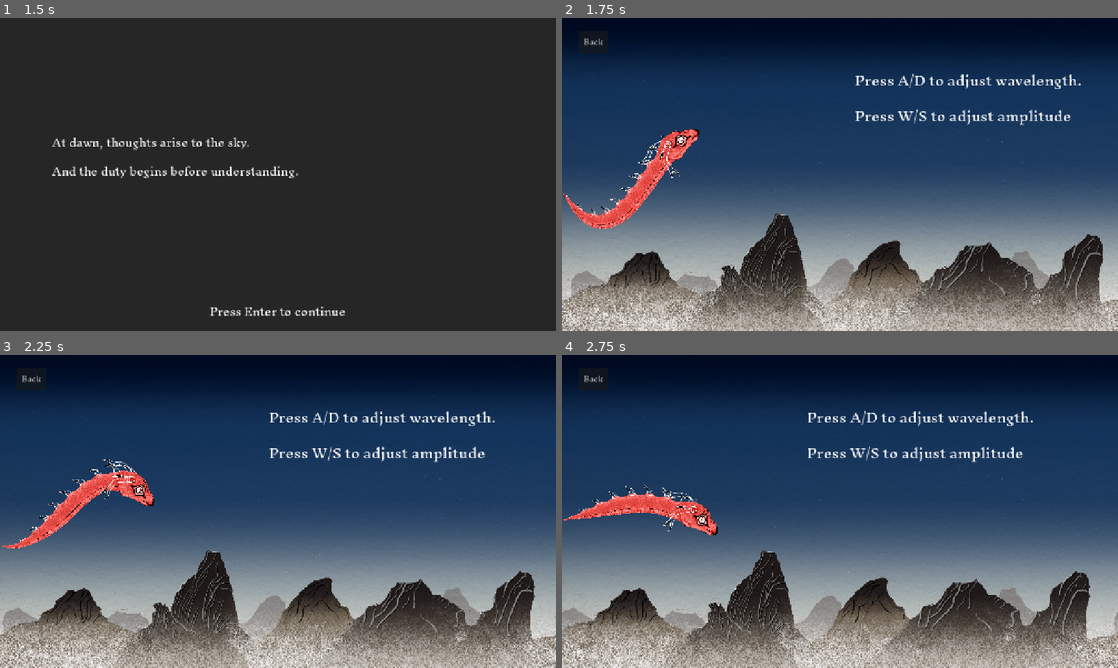
Above: before the commit, frames 1-4 (two rows, left to right).
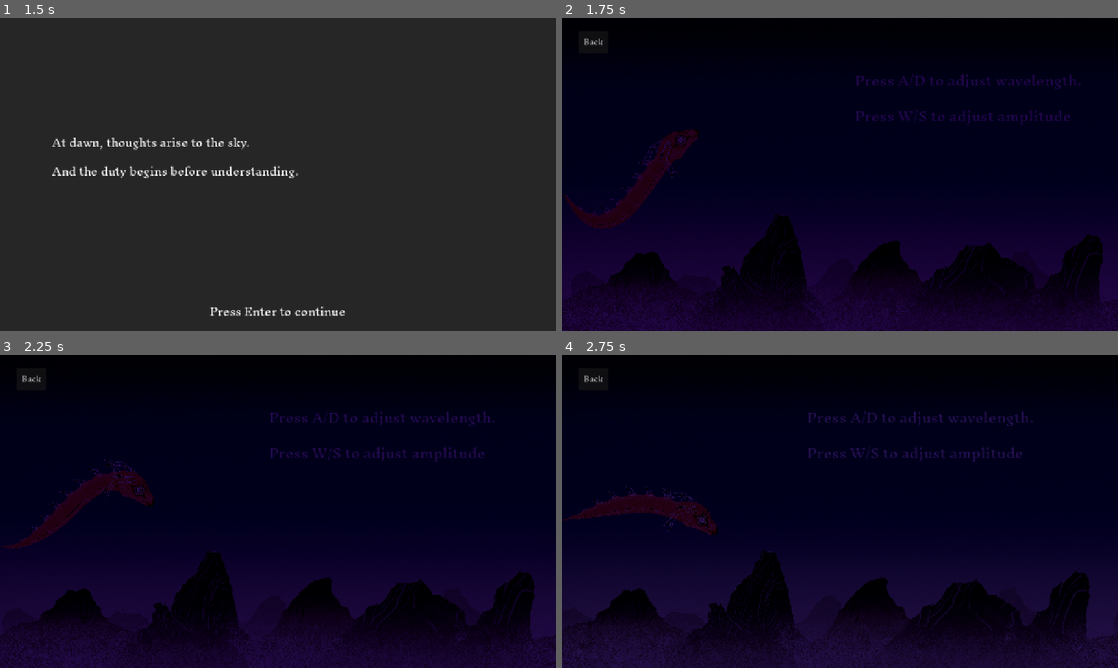
Above: after the commit, the same moments.

Repository: amap1380/waves
Game: Godot game, scene res://scenes/level_select.tscn
Two runs of this game, one before a commit and one after it. Both use one fixed random seed, a clock stepped at 60 frames per second and the inputs below.
Inputs:
- Up to frame 1 (1.5 s): click "1" at 0.5 s; tap Enter (ui_accept) at 1.25 s; hold D (right) from 1.28 s (still down)
- Up to frame 2 (1.75 s): keep holding D (right); tap Enter (ui_accept) at 1.52 s
- Up to frame 3 (2.25 s): tap A (left) at 2 s; release D (right) at 2.03 s; hold Down (down) from 2.03 s (still down)
- Up to frame 4 (2.75 s): keep holding Down (down); tap Enter (ui_accept) at 2.27 s

Frame 1 is identical in both runs. In frame 2, 99% of the frame differs, in the area x 0-100%, y 0-100%; in frame 3, 99%; in frame 4, 99%.

Commit message:
whisper sound vr.1, some animations
test whispered sound effect
adjusted day/night gradiant
added collectables animation
one frame devouring animation

Diff:
--- a/assets/daynightcycle-gradient.tres
+++ b/assets/daynightcycle-gradient.tres
@@ -2,5 +2,5 @@
 
 [resource]
 interpolation_mode = 2
-offsets = PackedFloat32Array(0, 0.208301, 0.379708, 0.5196, 0.599539, 0.678709, 1)
-colors = PackedColorArray(0.169088, 0.18037, 0.333017, 1, 0.215204, 0.199866, 0.394424, 1, 0.428431, 0.193332, 0.564388, 1, 0.953258, 0.459474, 0.668641, 1, 1, 0.594559, 0.609267, 1, 1.00198, 0.870214, 0.866891, 1, 1, 1, 1, 1)
+offsets = PackedFloat32Array(0.47058824, 0.8325792, 0.9004525, 0.94570136, 1)
+colors = PackedColorArray(1, 1, 1, 1, 0.7058824, 0.59607846, 0.4509804, 1, 0.42745098, 0.19215687, 0.61960787, 1, 0.215204, 0.199866, 0.394424, 1, 0.14901961, 0.047058824, 0.3019608, 1)
--- a/scenes/collectable.tscn
+++ b/scenes/collectable.tscn
@@ -1,12 +1,74 @@
-[gd_scene load_steps=7 format=3 uid="uid://ds4uqhd57sy3l"]
+[gd_scene load_steps=10 format=3 uid="uid://ds4uqhd57sy3l"]
 
 [ext_resource type="Script" uid="uid://cjn8y62rgijvl" path="res://scripts/collectable.gd" id="1_3dk6v"]
-[ext_resource type="Texture2D" uid="uid://bbn1o0xc4vit3" path="res://assets/StarGreen.png" id="2_llfh3"]
+[ext_resource type="Texture2D" uid="uid://d2iabs5pih2fk" path="res://assets/StarGreenEyeless.png" id="2_dnya4"]
+[ext_resource type="Texture2D" uid="uid://1xx0o7d8uic1" path="res://assets/StarEye.png" id="3_dnya4"]
 
 [sub_resource type="CircleShape2D" id="CircleShape2D_llfh3"]
 radius = 24.0
 
+[sub_resource type="Animation" id="Animation_dnya4"]
+length = 4.0
+loop_mode = 1
+tracks/0/type = "value"
+tracks/0/imported = false
+tracks/0/enabled = true
+tracks/0/path = NodePath("Eye:position")
+tracks/0/interp = 1
+tracks/0/loop_wrap = true
+tracks/0/keys = {
+"times": PackedFloat32Array(0),
+"transitions": PackedFloat32Array(1),
+"update": 0,
+"values": [Vector2(0, -1)]
+}
+tracks/1/type = "value"
+tracks/1/imported = false
+tracks/1/enabled = true
+tracks/1/path = NodePath("Eye:rotation")
+tracks/1/interp = 1
+tracks/1/loop_wrap = true
+tracks/1/keys = {
+"times": PackedFloat32Array(0, 2, 4),
+"transitions": PackedFloat32Array(1, 1, 1),
+"update": 0,
+"values": [0.0, 3.1415927, 6.2831855]
+}
+
+[sub_resource type="Animation" id="Animation_ftjwp"]
+resource_name = "idle"
+length = 4.0
+loop_mode = 1
+tracks/0/type = "value"
+tracks/0/imported = false
+tracks/0/enabled = true
+tracks/0/path = NodePath("Eye:rotation")
+tracks/0/interp = 1
+tracks/0/loop_wrap = true
+tracks/0/keys = {
+"times": PackedFloat32Array(0, 2, 4),
+"transitions": PackedFloat32Array(1, 1, 1),
+"update": 0,
+"values": [0.0, 3.1415927, 6.2831855]
+}
+tracks/1/type = "value"
+tracks/1/imported = false
+tracks/1/enabled = true
+tracks/1/path = NodePath("Eye:position")
+tracks/1/interp = 1
+tracks/1/loop_wrap = true
+tracks/1/keys = {
+"times": PackedFloat32Array(0, 2, 4),
+"transitions": PackedFloat32Array(1, 1, 1),
+"update": 0,
+"values": [Vector2(0, 0), Vector2(1, -3), Vector2(0, 2.3841858e-07)]
+}
+
 [sub_resource type="AnimationLibrary" id="AnimationLibrary_i8gcc"]
+_data = {
+&"RESET": SubResource("Animation_dnya4"),
+&"idle": SubResource("Animation_ftjwp")
+}
 
 [sub_resource type="Gradient" id="Gradient_llfh3"]
 offsets = PackedFloat32Array(0, 0.75, 1)
@@ -30,17 +92,23 @@
 libraries = {
 &"": SubResource("AnimationLibrary_i8gcc")
 }
+autoplay = "idle"
 
 [node name="VisibleOnScreenNotifier2D" type="VisibleOnScreenNotifier2D" parent="."]
 rect = Rect2(-40, -25, 80, 50)
+
+[node name="Sprite2D" type="Sprite2D" parent="."]
+scale = Vector2(0.75, 0.75)
+texture = ExtResource("2_dnya4")
+
+[node name="Eye" type="Sprite2D" parent="."]
+position = Vector2(0, -1)
+scale = Vector2(0.75, 0.75)
+texture = ExtResource("3_dnya4")
 
 [node name="PointLight2D" type="PointLight2D" parent="."]
 energy = 2.5
 texture = SubResource("GradientTexture2D_dnya4")
 texture_scale = 2.5
 
-[node name="Sprite2D" type="Sprite2D" parent="."]
-scale = Vector2(0.75, 0.75)
-texture = ExtResource("2_llfh3")
-
 [connection signal="screen_entered" from="VisibleOnScreenNotifier2D" to="." method="_on_visible_on_screen_notifier_2d_screen_entered"]
--- a/scenes/day_night_cycle.tscn
+++ b/scenes/day_night_cycle.tscn
@@ -1,8 +1,9 @@
 [gd_scene load_steps=3 format=3 uid="uid://cjydngvj1swak"]
 
-[ext_resource type="Script" uid="uid://d2l0ddd4yen8k" path="res://scripts/day_night_cycle.gd" id="1_e4bus"]
+[ext_resource type="Script" path="res://scripts/day_night_cycle.gd" id="1_e4bus"]
 [ext_resource type="Gradient" uid="uid://d3imfmni2p3ik" path="res://assets/daynightcycle-gradient.tres" id="2_qf6xv"]
 
 [node name="DayNightCycle" type="CanvasModulate"]
+color = Color(0.14901961, 0.047058824, 0.3019608, 1)
 script = ExtResource("1_e4bus")
 gradient = ExtResource("2_qf6xv")
--- a/scenes/head.tscn
+++ b/scenes/head.tscn
@@ -1,8 +1,9 @@
-[gd_scene load_steps=7 format=3 uid="uid://cd433od0xoqoc"]
+[gd_scene load_steps=8 format=3 uid="uid://cd433od0xoqoc"]
 
 [ext_resource type="Script" uid="uid://ol26keh5ewgg" path="res://scripts/head.gd" id="1_d75dd"]
 [ext_resource type="Texture2D" uid="uid://d0u6r5hucw2jx" path="res://assets/HeadAloneRed.png" id="2_cwpmm"]
 [ext_resource type="Texture2D" uid="uid://t67fi18mw7mc" path="res://assets/HornFront.png" id="3_6rdic"]
+[ext_resource type="Texture2D" uid="uid://dhucra522u2e5" path="res://assets/Serpent/DevouringAnim/Animation folder0002 (2).png" id="3_480qb"]
 [ext_resource type="Texture2D" uid="uid://d33fkmt33e7pu" path="res://assets/HornBack.png" id="4_480qb"]
 
 [sub_resource type="Gradient" id="Gradient_cwpmm"]
@@ -18,25 +19,6 @@
 [node name="Head" type="Area2D"]
 script = ExtResource("1_d75dd")
 
-[node name="HeadSprite" type="Sprite2D" parent="."]
-rotation = 0.5235988
-scale = Vector2(0.3, 0.3)
-texture = ExtResource("2_cwpmm")
-offset = Vector2(7.475, 74.035)
-
-[node name="HornFrontSprite" type="Sprite2D" parent="."]
-rotation = 0.5235988
-scale = Vector2(0.3, 0.3)
-texture = ExtResource("3_6rdic")
-offset = Vector2(7.475, 74.035)
-
-[node name="HornBackSprite" type="Sprite2D" parent="."]
-z_index = -1
-rotation = 0.5235988
-scale = Vector2(0.3, 0.3)
-texture = ExtResource("4_480qb")
-offset = Vector2(7.475, 74.035)
-
 [node name="CollisionShape2D" type="CollisionPolygon2D" parent="."]
 position = Vector2(20, 7)
 rotation = 1.5707964
@@ -50,3 +32,31 @@
 blend_mode = 2
 texture = SubResource("GradientTexture2D_6rdic")
 texture_scale = 4.0
+
+[node name="WholeHeadSprite" type="Node2D" parent="."]
+
+[node name="HeadSprite" type="Sprite2D" parent="WholeHeadSprite"]
+rotation = 0.5235988
+scale = Vector2(0.29999998, 0.29999998)
+texture = ExtResource("2_cwpmm")
+offset = Vector2(7.475, 74.035)
+
+[node name="DevourSprite" type="Sprite2D" parent="WholeHeadSprite"]
+visible = false
+position = Vector2(18.000002, 13)
+rotation = 0.24973196
+scale = Vector2(0.29999995, 0.29999995)
+texture = ExtResource("3_480qb")
+
+[node name="HornFrontSprite" type="Sprite2D" parent="WholeHeadSprite"]
+rotation = 0.5235988
+scale = Vector2(0.29999998, 0.29999998)
+texture = ExtResource("3_6rdic")
+offset = Vector2(7.475, 74.035)
+
+[node name="HornBackSprite" type="Sprite2D" parent="WholeHeadSprite"]
+z_index = -1
+rotation = 0.5235988
+scale = Vector2(0.29999998, 0.29999998)
+texture = ExtResource("4_480qb")
+offset = Vector2(7.475, 74.035)
--- a/scenes/main.tscn
+++ b/scenes/main.tscn
@@ -1,12 +1,23 @@
-[gd_scene load_steps=16 format=3 uid="uid://sk44x2v00sao"]
+[gd_scene load_steps=28 format=3 uid="uid://sk44x2v00sao"]
 
 [ext_resource type="Script" uid="uid://8go1bifdo0o0" path="res://scripts/main.gd" id="1_jyhfs"]
+[ext_resource type="AudioStream" uid="uid://wyu4i6dnbgfh" path="res://assets/Sound/whispers/sorrywhispered-104387.mp3" id="2_gqmmt"]
 [ext_resource type="Script" uid="uid://c51orpd3k7so2" path="res://scripts/camera_2d.gd" id="2_jyhfs"]
 [ext_resource type="PackedScene" uid="uid://cepq1jsbyexcn" path="res://scenes/sine_wave.tscn" id="2_tbgi4"]
+[ext_resource type="AudioStream" uid="uid://b84fxnaknc74w" path="res://assets/Sound/whispers/have-you-ever-wondered-86962.mp3" id="2_y6deb"]
 [ext_resource type="PackedScene" uid="uid://cd433od0xoqoc" path="res://scenes/head.tscn" id="3_jyhfs"]
+[ext_resource type="AudioStream" uid="uid://ct1s4xeqso5yu" path="res://assets/Sound/whispers/just-a-dream-82893.mp3" id="3_og1vs"]
+[ext_resource type="AudioStream" uid="uid://bnnuxsbxbfwkb" path="res://assets/Sound/whispers/step-into-clarity-whisper-307972.mp3" id="3_yc10j"]
+[ext_resource type="AudioStream" uid="uid://bkgr0b50c2ikd" path="res://assets/Sound/whispers/quick-overe-here-edit-105707.mp3" id="4_2wyq8"]
+[ext_resource type="AudioStream" uid="uid://bxalwwrpiy5p6" path="res://assets/Sound/whispers/strongenoughwhisper-88302.mp3" id="4_jscy8"]
 [ext_resource type="FontFile" uid="uid://bfc1dsw0qnkd0" path="res://assets/InknutAntiqua-Regular.ttf" id="5_o6xl0"]
+[ext_resource type="AudioStream" uid="uid://d1ucodx3eqimr" path="res://assets/Sound/whispers/theres-no-time-82341.mp3" id="5_pm3ni"]
 [ext_resource type="Texture2D" uid="uid://bctudo65gd681" path="res://assets/bgSky.png" id="5_tefeu"]
+[ext_resource type="AudioStream" uid="uid://ylpa221mjcch" path="res://assets/Sound/whispers/sorry-whisper-male-104428.mp3" id="5_vxglm"]
+[ext_resource type="AudioStream" uid="uid://bfngaowwc2xj5" path="res://assets/Sound/whispers/whispering2-322490.mp3" id="6_y6deb"]
+[ext_resource type="AudioStream" uid="uid://41lccdjo2h4h" path="res://assets/Sound/whispers/whispering-322494.mp3" id="7_og1vs"]
 [ext_resource type="Texture2D" uid="uid://dme5lhnkegpyo" path="res://assets/Bg/bgMountains-1.png" id="7_trceg"]
+[ext_resource type="AudioStream" uid="uid://cymaxphn12qab" path="res://assets/Sound/whispers/woman-whispering-quotthatx27s-the-beauty-of-itquot-232445.mp3" id="8_2wyq8"]
 [ext_resource type="Texture2D" uid="uid://b4rfqc6kcxoxr" path="res://assets/Bg/bgMountains_Mist_Back.png" id="8_a8y0u"]
 [ext_resource type="AudioStream" uid="uid://cdao4gaj4kx4x" path="res://assets/Sound/361054__jorge0000__wind-noise-hawk.wav" id="8_ya4ey"]
 [ext_resource type="AudioStream" uid="uid://cooxpwr1m2f83" path="res://assets/Sound/726312__zipcreates__wind-1.wav" id="9_eb6dy"]
@@ -29,9 +40,12 @@
 stream_2/stream = ExtResource("10_trceg")
 stream_2/volume = -3.0
 
+[sub_resource type="AudioStreamPolyphonic" id="AudioStreamPolyphonic_gqmmt"]
+
 [node name="Main" type="Node2D"]
 script = ExtResource("1_jyhfs")
 random = false
+collected_sounds = Array[AudioStream]([ExtResource("2_y6deb"), ExtResource("3_og1vs"), ExtResource("4_2wyq8"), ExtResource("5_vxglm"), ExtResource("2_gqmmt"), ExtResource("3_yc10j"), ExtResource("4_jscy8"), ExtResource("5_pm3ni"), ExtResource("6_y6deb"), ExtResource("7_og1vs"), ExtResource("8_2wyq8")])
 
 [node name="Camera2D" type="Camera2D" parent="."]
 anchor_mode = 0
@@ -205,8 +219,14 @@
 centered = false
 
 [node name="DayNightCycle" parent="." instance=ExtResource("13_trceg")]
-color = Color(0.169088, 0.18037, 0.333017, 1)
+color = Color(1, 1, 1, 1)
 INITIAL_HOUR = 24
+
+[node name="AudioStreamPlayer" type="AudioStreamPlayer" parent="."]
+stream = SubResource("AudioStreamPolyphonic_gqmmt")
+volume_db = -30.522
+pitch_scale = 0.88
+max_polyphony = 32
 
 [connection signal="area_entered" from="Head" to="." method="_on_head_area_entered"]
 [connection signal="timeout" from="SpawnTimer" to="." method="_on_spawn_timer_timeout"]
--- a/scripts/main.gd
+++ b/scripts/main.gd
@@ -18,6 +18,9 @@
 
 var timerformusic : Timer
 @onready var bg_music_player: AudioStreamPlayer = $BgMusic
+
+@onready var sfx_player: AudioStreamPlayer = $AudioStreamPlayer
+@export var collected_sounds: Array[AudioStream]
 
 var no_hit_score := 0:
 	set(value):
@@ -94,8 +97,9 @@
 		#else:
 			#self.mistake_score += 1
 			#camera_2d.add_trauma(0.3)
+		play_devour_animation()
+		play_collected_sound()
 		area.absorb()
-
 
 
 
@@ -139,3 +143,26 @@
 		GameMode.FAST:
 			collectable.speed = 150.0
 			spawn_timer.start(randf_range(2.0, 3.0))
+
+func play_devour_animation():
+		$Head/WholeHeadSprite/HeadSprite.visible = false
+		$Head/WholeHeadSprite/DevourSprite.visible = true
+		await get_tree().create_timer(0.2).timeout
+		$Head/WholeHeadSprite/DevourSprite.visible = false
+		$Head/WholeHeadSprite/HeadSprite.visible = true
+
+func play_collected_sound():
+	if collected_sounds.is_empty():
+		return
+
+	var p := AudioStreamPlayer.new()
+	p.stream = collected_sounds.pick_random()
+	p.bus = "Master"
+	p.volume_db = -27
+	p.pitch_scale = 0.8
+	add_child(p)
+	p.play()
+
+	p.finished.connect(func():
+		p.queue_free()
+)
Binary file added: assets/Serpent/DevouringAnim/Animation folder.png
Not shown, added: assets/Serpent/DevouringAnim/Animation folder.png.import
Binary file added: assets/Serpent/DevouringAnim/Animation folder0001.png
Not shown, added: assets/Serpent/DevouringAnim/Animation folder0001.png.import
Binary file added: assets/Serpent/DevouringAnim/Animation folder0002 (2).png
Not shown, added: assets/Serpent/DevouringAnim/Animation folder0002 (2).png.import
Binary file added: assets/Serpent/DevouringAnim/Animation folder0002.png
Not shown, added: assets/Serpent/DevouringAnim/Animation folder0002.png.import
Binary file added: assets/Serpent/DevouringAnim/Animation folder0003.png
Not shown, added: assets/Serpent/DevouringAnim/Animation folder0003.png.import
Not shown, added: assets/Sound/whispers/have-you-ever-wondered-86962.mp3.import
Not shown, added: assets/Sound/whispers/just-a-dream-82893.mp3.import
(and 24 more such lines)
